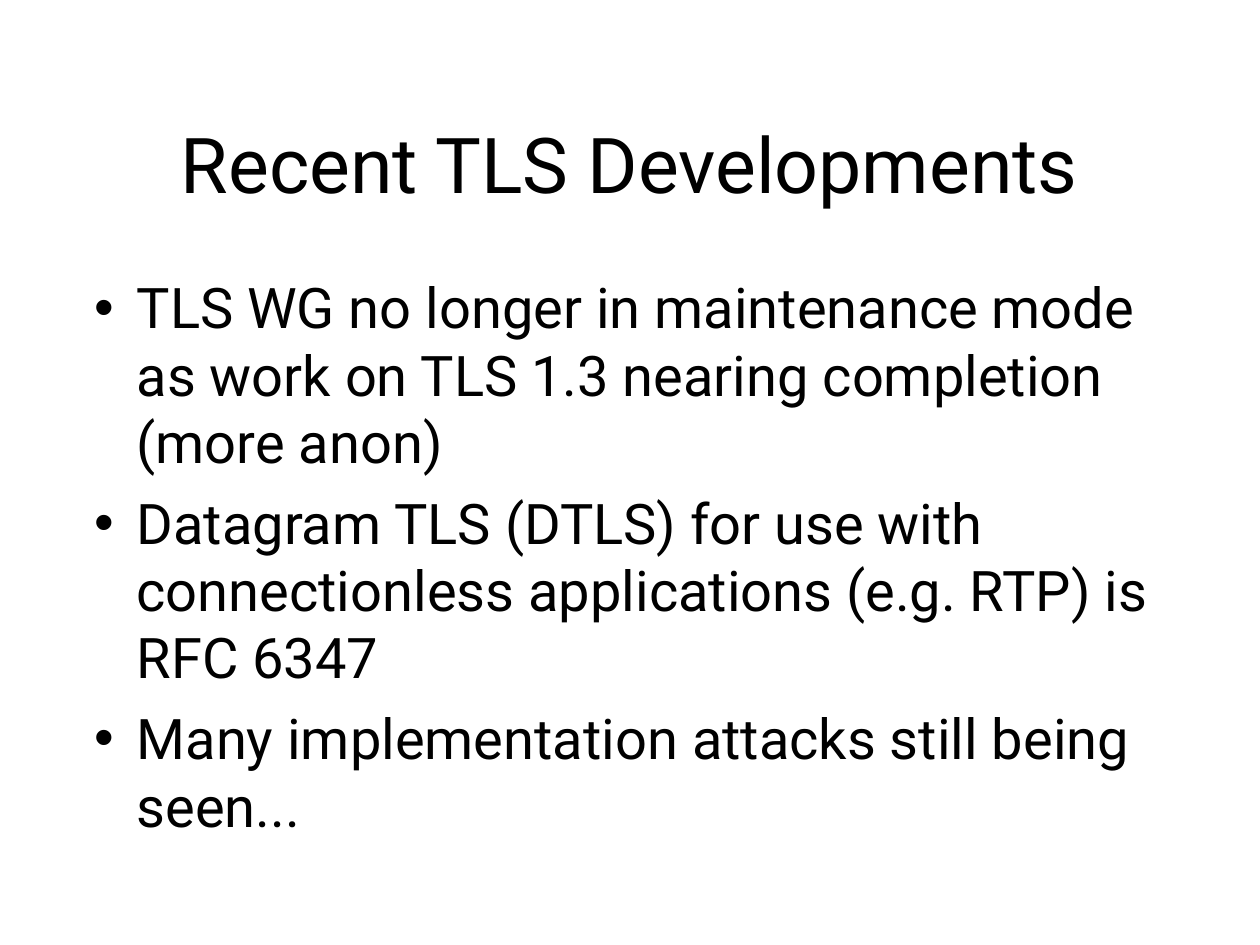
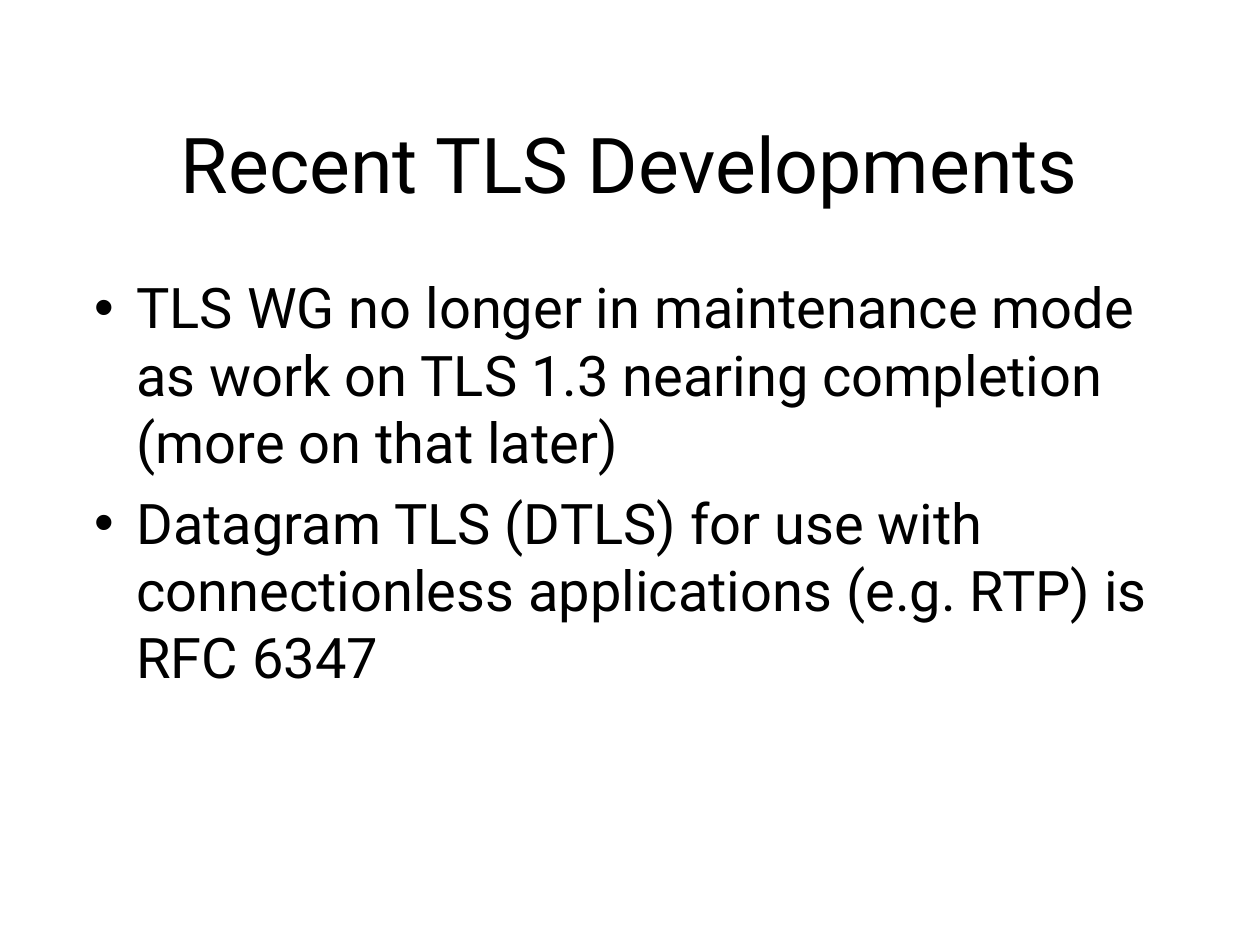
Before and after one commit to sftcd/cs7053, a slide deck: slide 64 of 2016lectures/06-protocols.ppt. Drawn at 1260x945 pixels with LibreOffice and Linux fonts; fonts in the diff are those of the drawing. Boxes give left, top, right and bottom in pixels: in the first picture for what was removed or moved away, otherwise in the second. Text is boxed around its words. In the diff, an @@ line names an element or a change of style, - is before the commit and + after.

```diff
--- a/2016lectures/06-protocols.ppt
+++ b/2016lectures/06-protocols.ppt
@@ text at [136, 286, 1134, 476]: text changed @@
-• TLS WG no longer in maintenance mode as work on TLS 1.3 nearing completion (more anon)
+• TLS WG no longer in maintenance mode as work on TLS 1.3 nearing completion (more on that later)
@@ text at [137, 717, 1129, 828]: paragraph removed @@
-• Many implementation attacks still being seen...
```
Also in this commit, not shown: 64 other slides changed, 2 other files.
